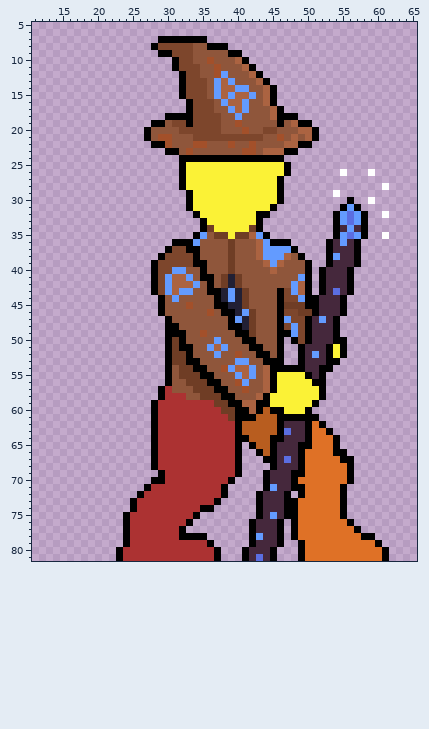
Pixel-art file, stored at Sprites/Wizard.aseprite. Above: the version before the commit.
82x82 pixels, 1 frame. Shown: x 11..65, y 5..81.
And afterwards:
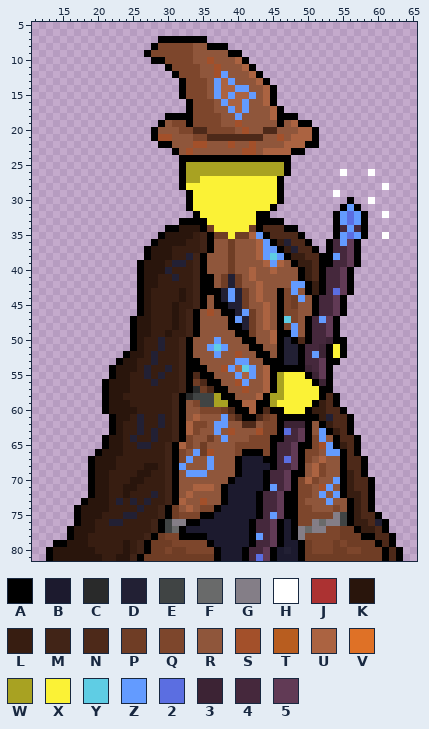
Palette (. is transparent): A #000000  B #1c1a2e  C #292a2a  D #222034  E #404444  F #696a6a  G #847e87  H #ffffff  J #ac3232  K #29150c  L #371d11  M #412417  N #4d2919  P #6f3d25  Q #7d462c  R #8f563b  S #a3502a  T #b85d1f  U #ab6341  V #df7126  W #a8a222  X #fbf236  Y #5fcde4  Z #639bff  2 #5b6ee1  3 #3c2334  4 #45283c  5 #613a55
The edit:
Changed rows in their new state; - is an unchanged pixel.
first column x 27:
 9 AQQQ--
10 -AAQQ-
11 ---AQ-
12 ----AQ
first column x 27:
19 -.-----------------------
20 .A-----NN--QQ----NN------
21 .A-------NNNNNNNN-----U--
22 -.-A------------------U-A
23 ---.----------------U-A--
24 --------------------A----
25 ------WWWWWWWWWWWWWW-----
26 ------WWWWWWWWWWWWWW-----
27 ------WW-----------------
first column x 13:
33 -------------------AAA---------AAA-----------------
34 -----------------AAKKK---------NNNAA---------------
35 ----------------AKKKKLMA--------NNNNA--------------
36 ---------------AKKKKLLMA---------LDNNA-----5-------
37 --------------AKKKLLLLMA---------ALDNNA----5-------
38 --------------AKKKLLDMA---------Y-ALLNNA---5-------
39 -------------AKKKLDDLM-------------ALLNA---5-------
40 -------------AKKKDLLLM-------U------ALN---5--------
41 -------------AKKLLDLLM-------U------ALN---5--------
42 -------------AKKLLLLLMA-------U-----Z-L---5--------
43 -------------AKLLLLKLMA-------U-----R-L---5--------
44 -------------AKLLLLKLMA-------U----P-R---5---------
45 -------------AKLLLKLLMA--------U--Q-RR---5---------
46 -------------AKLLLKLMA---------U----RR---5---------
47 ------------AKKLLLKLMA---------U--Y-R---5----------
48 ------------AKKLLLKLMA---------U----R---5----------
49 ------------AKKLLKLLMAR---------U---R---5----------
50 ------------AKLLDLLMA-----------U-D-N---3----------
51 ------------AKLLDLLM----Y---------DD---3-----------
52 -----------AKKLDLLLM--------------DD---3-----------
53 ----------AKKLLDLLLM--------------DD---5-----------
54 ---------AKKKLDLLDLMA-------Y--------3-5-----------
55 ---------AKKLLDLDLLMAN-----------W----35A----------
56 --------AKKKLLLDLLLMA-N----------W-----3A----------
57 --------AKKKLLLLLLLMAC-N---------W------A----------
58 --------AKKLLLLLLLMACEEEW-------WW------NA---------
59 --------AKKKLLLLLLMARQEEWW------W------LNA---------
60 --------AKKKKLLLLLMARRQQQ-N----N------LLNNA--------
61 ---------AKKLDLLDLMARURRRZ-N--NPQ------LDNNA-------
62 ---------AKLLDLLDLMAUQQRZZRRNNRQQ-333-R-LNNA-------
63 ---------AKLLDLDLLMAUQRRZRSRRRSQQ---5-RZ-LNA-------
64 --------AKKLDLLDLLMAQRRPRZRRRQQQ----5-QZR-NNA------
65 --------AKKLLDDLLMAUQRPRRRRQQQQQ---5--QSZ-LNA------
66 -------AKKKLLLLLLMAQRZPSRRRQAA-Q---5-QQRZZ-NA------
67 ------AKKKLLLLLLLMAQZRRZRRR-BBB----5-QRURR-NNA-----
68 ------AKKKLLLLKKLMAZRRRZRRR-BBBB---5-RUQRRANNA-----
69 ------AKKLLLLKKLLMARZZZRRRR-BBB---5--RUQRRALNA-----
70 ------AKKLLLKKLLLMARRRRRRR-BBBB---5-QUQRRZALNNA----
71 ------AKKLLKKLLLLMARRUUUR-BBBBB---5-QQRSZR-LNNA----
72 ------AKKLLKLLLDLMARURRRR-BBBB---5-AQQRZRZ-LLNA----
73 -----AKKKLDLDLDLLMAURRSRRABBBB---5--QRRRZRRALNA----
74 ----AKKKKLLLLDLLMAPRURQQABBBBB---5--QQRRRQRALNA----
75 ----AKKKLLLDDLLLMAPQQQAABBBBBB---5--QQQQQGEALNNA---
76 ----AKKLLDDLLLLMAEGG-ABBBBBBB---5-B-QQGFGGE-LLNDA--
77 ---AKKKLLLLLLLLMAEF-BBBBBBBBB---5-B-GFGGQQPP-LLNA--
78 ---AKKLLLLLLLLMAPQQ----BBBBBB---5-B-GQQQQQPPP--NNA-
79 -AAKKKLLLLLKLMAPPPQQQQQ-BBBBB---5-BB-PQQQPQPPPP-NA-
80 AKKKKKKLLLLKLMAPPQPPQQQQ-BBB---5-BDB-PQQQPPQQPPP-NA
81 AKKKKKKKLLKKMAPPPPPPPPPP-BBB---5-BBB-PPPPPPPPPPP-NA
Changed places in both pictures, as pixel boxes (x1, y1, x2, y2):
changed: (144, 50, 186, 78)
changed: (144, 120, 319, 183)
changed: (46, 218, 403, 561)
